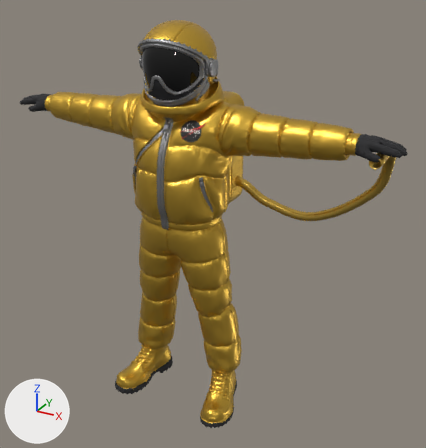
One commit to the glTF model public/assets/models/astronaut.glb: the scene before it, then after it.
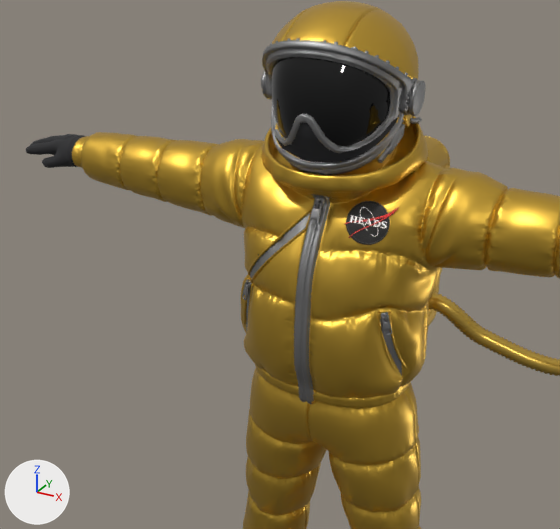
Each version is shown whole from a camera (50 mm lens) standing at (1.38, -2.19, 2.09) and looking at (0.1, 0.14, 0.93), then close up from a camera (50 mm lens) standing at (0.7, -1.53, 2.03) and looking at (-0.2, 0.11, 1.21). Every picture has the same lights, and +X, +Y and +Z are marked at lower left. The first two pictures are the older version. Vertices at exactly the same position are counted once.

Names of what the first close-up shows: 'astronaut_body', 'backpack', 'hose'.
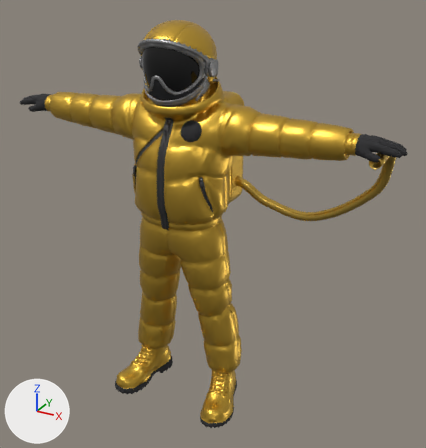
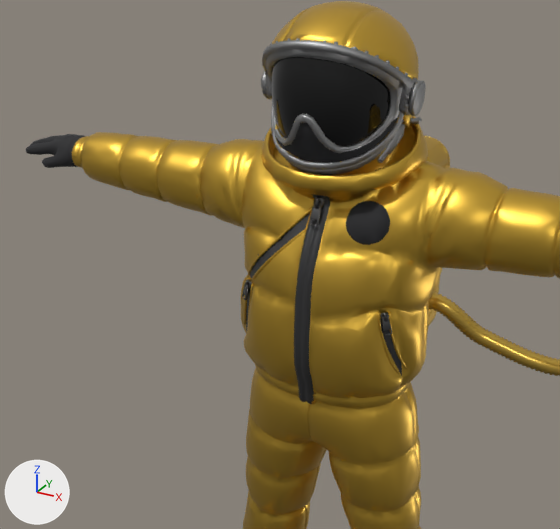
Location of each change, (x1, y1, x2, y2) in pixels of the close-ups (560 x 529 px):
'astronaut_body', surface changed, reshaped: (26, 1, 560, 529) in both
part 1 of me_new_body, built on: before (314, 197, 399, 245); after (314, 198, 390, 245)
part 2 of me_new_body, recoloured: (246, 194, 402, 404) in both
part 3 of me_new_body, recoloured: (242, 197, 392, 336) in both

The change, as a list of edits to the scene's bpy script:
```text
Change mat_m_suit_gold:
    remove n2 = _N.new('ShaderNodeNormalMap'); n2.name = 'Normal Map'
    remove n2.uv_map = 'UVMap'
    remove n3 = _N.new('ShaderNodeTexImage'); n3.name = 'Image Texture'
    remove n3.image = img_astronaut_normal
    remove n3.extension = 'EXTEND'
    where n0 = _N.new('ShaderNodeBsdfPrincipled'); n0.name = 'Principled BSDF'
    remove _L.new(n2.outputs[0], n0.inputs[5])  # 'Normal' to 'Normal'
    remove _L.new(n3.outputs[0], n2.inputs[1])  # 'Color' to 'Color'
Add mat_m_zip_pull:
    mat_m_zip_pull = principled_material('M_Zip_Pull')
    mat_m_zip_pull.base_color = (0.15, 0.15, 0.15)  # dark grey #6c6c6c
    mat_m_zip_pull.metallic = 1.0
    mat_m_zip_pull.roughness = 0.28
Add mat_m_zip_black:
    mat_m_zip_black = principled_material('M_Zip_Black')
    mat_m_zip_black.base_color = (0.025, 0.025, 0.0262)  # black #2c2c2d
    mat_m_zip_black.roughness = 0.45
Change me_new_body:
    used by ob_astronaut_body; location = (0.0, 0.0, 0.0)
    remove me_new_body.from_pydata(...)  # 16581 vertices, 30754 faces; spans x -0.99..0.99, y -0.22..0.22, z -0.01..1.88
    add me_new_body.from_pydata(...)  # 16297 vertices, 30212 faces; spans x -0.99..0.99, y -0.22..0.22, z -0.01..1.88
    me_new_body part 1: 14 vertices moved within x -0.01..0.16, y -0.1..-0.06, z 1.4..1.49; 289 vertices removed from x 0.06..0.18, y -0.1..-0.05, z 1.4..1.49; 5 vertices added at x 0.09..0.16, y -0.09..-0.07, z 1.41..1.48
    me_new_body part 2: 303 faces spanning x -0.21..0.21, y -0.17..-0.05, z 0.98..1.49 switch from mat_m_metal_grey to mat_m_zip_black (black #2c2c2d)
    me_new_body part 3: 517 faces spanning x -0.19..0.19, y -0.11..-0.08, z 1.2..1.48 switch from mat_m_metal_grey to mat_m_zip_pull (dark grey #6c6c6c)
    other edits to the shape of me_new_body do not show in these pictures
    remove me_new_body.materials.append(mat_m_patch)
```
